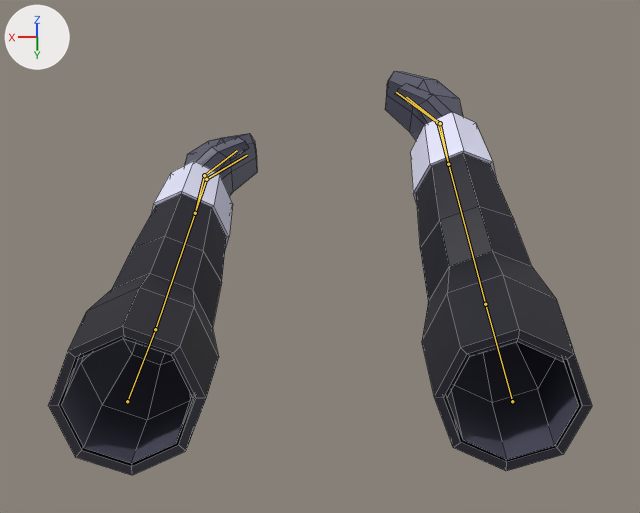
Renders of the Blender file assets/player_arms.blend from each side of a commit.
Both versions are drawn from a camera (50 mm lens) standing at (0.0, 0.549, 0.758) and looking at (0.0, -0.369, -0.153). The axes (+X, +Y, +Z) are drawn at upper left. The lights are the same throughout. Both versions are drawn at frame 30 of the action 'Walk-loop'; the numbers are the values there. The bones that bend it are drawn over the model as lines. Mesh edges are drawn as thin lines.

The first picture shows 'Arms', 'Sleeves'.
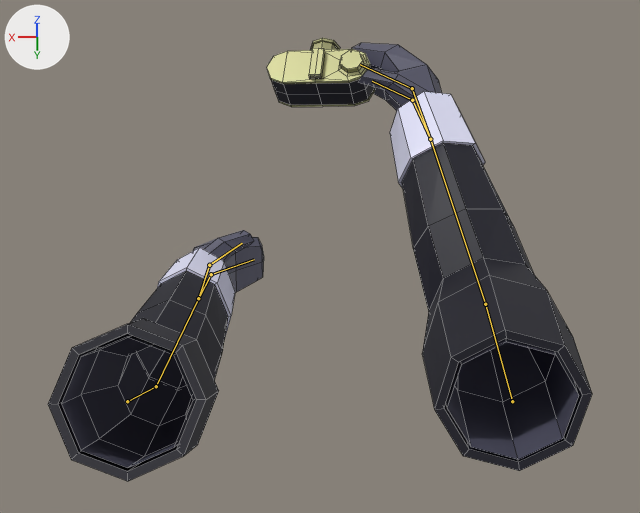
What changed in the scene script:
```text
Change bone_shoulderl:
    where bone_shoulderl = bpy.data.objects['Armature'].pose.bones['ShoulderL']
    bone_shoulderl.rotation_quaternion: (0.953, 0.3, 0.002, -0.044) -> (0.905, 0.422, 0.008, -0.043)  # degrees (35, 2, -5) -> degrees (50, 3, -4)
Change bone_handl:
    where bone_handl = bpy.data.objects['Armature'].pose.bones['HandL']  # child of 'ElbowL'
    bone_handl.rotation_quaternion: (1.0, 0.0, 0.0, 0.0) -> (1.0, 0.002, 0.014, 0.005)  # degrees (0, 0, 0) -> degrees (0, 2, 1)
Change bone_fingersl:
    where bone_fingersl = bpy.data.objects['Armature'].pose.bones['FingersL']  # child of 'HandL'
    bone_fingersl.rotation_quaternion: (0.954, 0.0, 0.0, 0.301) -> (0.94, 0.0, 0.0, 0.342)  # degrees (0, 0, 35) -> degrees (0, 0, 40)
Change bone_thumb1l:
    where bone_thumb1l = bpy.data.objects['Armature'].pose.bones['Thumb1L']  # child of 'ElbowL'
    bone_thumb1l.rotation_quaternion: (1.0, 0.0, 0.0, 0.0) -> (1.0, 0.004, 0.007, 0.012)  # degrees (0, 0, 0) -> degrees (0, 1, 1)
Change bone_shoulderr:
    where bone_shoulderr = bpy.data.objects['Armature'].pose.bones['ShoulderR']
    bone_shoulderr.rotation_quaternion: (0.969, 0.242, 0.001, 0.044) -> (0.966, 0.245, -0.084, 0.022)  # degrees (28, -1, 5) -> degrees (28, -10, 0)
Change bone_elbowr:
    where bone_elbowr = bpy.data.objects['Armature'].pose.bones['ElbowR']  # child of 'ShoulderR'
    bone_elbowr.rotation_quaternion: (0.958, -0.275, 0.0, -0.087) -> (0.913, -0.398, 0.0, -0.086)  # degrees (-32, -3, -10) -> degrees (-47, -4, -9)
Change bone_handr:
    where bone_handr = bpy.data.objects['Armature'].pose.bones['HandR']  # child of 'ElbowR'
    bone_handr.rotation_quaternion: (1.0, 0.0, 0.0, 0.0) -> (0.999, 0.007, -0.041, -0.014)  # degrees (0, 0, 0) -> degrees (1, -5, -2)
Change bone_fingersr:
    where bone_fingersr = bpy.data.objects['Armature'].pose.bones['FingersR']  # child of 'HandR'
    bone_fingersr.rotation_quaternion: (0.954, 0.0, 0.0, -0.301) -> (0.94, 0.0, 0.0, -0.342)  # degrees (0, 0, -35) -> degrees (0, 0, -40)
Change bone_thumb1r:
    where bone_thumb1r = bpy.data.objects['Armature'].pose.bones['Thumb1R']  # child of 'ElbowR'
    bone_thumb1r.rotation_quaternion: (1.0, 0.0, 0.0, 0.0) -> (0.999, 0.011, -0.022, -0.036)  # degrees (0, 0, 0) -> degrees (1, -2, -4)
```

Where the change shows, as pixel boxes (x1, y1, x2, y2) in the pictures (640 x 513 px):
'Sleeves', posed (7% taller): before (48, 112, 592, 475); after (48, 91, 592, 481)
'Arms', posed (8% taller): before (62, 71, 579, 463); after (61, 43, 579, 468)
'Camera', now drawn: after (267, 38, 375, 107)
    faces in mat_golden (beige #bcbc89): (267, 38, 375, 107)
    faces in mat_sleeves (black #191927): (271, 67, 375, 105)
bone 'ShoulderL', root to tip: before (127, 401) to (155, 329); after (127, 401) to (156, 386)
bone 'HandL', root to tip: before (195, 213) to (206, 179); after (198, 298) to (211, 274)
bone 'FingersL', root to tip: before (206, 179) to (247, 155); after (211, 274) to (254, 259)
bone 'Thumb1L', root to tip: before (195, 213) to (204, 175); after (198, 298) to (209, 265)
bone 'ElbowR', root to tip: before (485, 304) to (448, 164); after (485, 304) to (430, 139)
bone 'HandR', root to tip: before (448, 164) to (437, 122); after (430, 139) to (412, 88)
bone 'FingersR', root to tip: before (437, 122) to (396, 92); after (412, 88) to (360, 64)
bone 'Thumb1R', root to tip: before (448, 164) to (440, 123); after (430, 139) to (412, 100)
